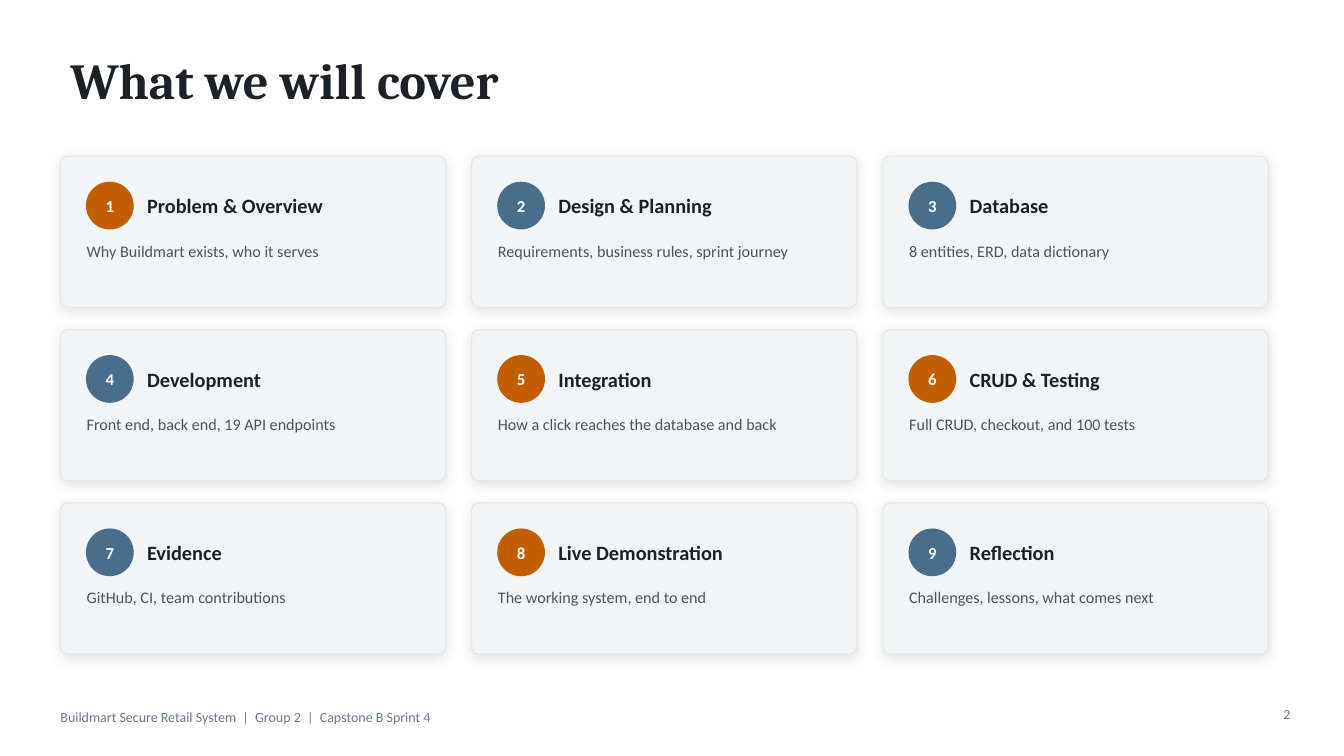
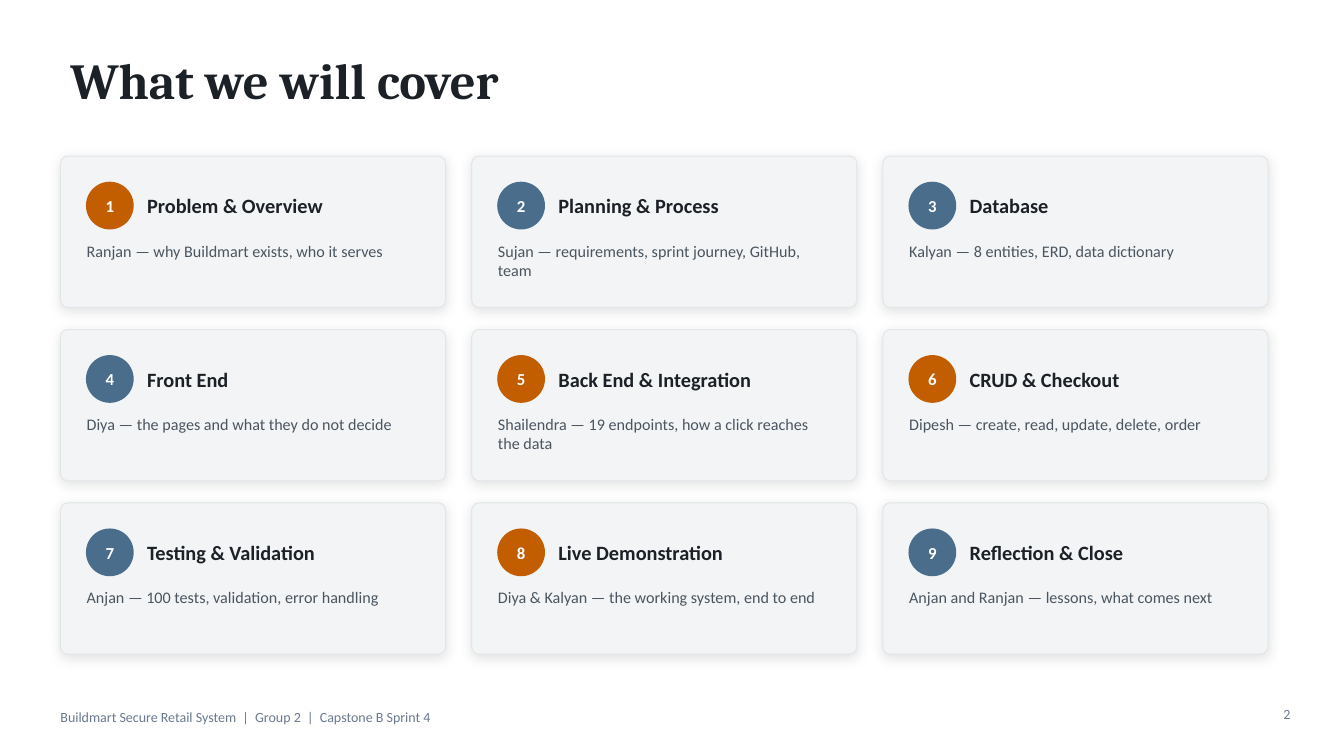
Before and after one commit to CapstoneAB/capstone_A_B, a slide deck: slide 2 of docs/sprint4/presentation/Buildmart-Sprint4-Final-Presentation.pptx. Drawn at 1344x756 pixels with LibreOffice and Linux fonts; fonts in the diff are those of the drawing. Boxes give left, top, right and bottom in pixels: in the first picture for what was removed or moved away, otherwise in the second. Text is boxed around its words. In the diff, an @@ line names an element or a change of style, - is before the commit and + after.

```diff
--- a/docs/sprint4/presentation/Buildmart-Sprint4-Final-Presentation.pptx
+++ b/docs/sprint4/presentation/Buildmart-Sprint4-Final-Presentation.pptx
@@ text at <box>558,198,719,217</box>: text changed @@
-Design & Planning
+Planning & Process
@@ text at <box>87,246,383,260</box>: text changed @@
-Why Buildmart exists, who it serves
+Ranjan — why Buildmart exists, who it serves
@@ text at <box>498,246,800,276</box>: text changed @@
-Requirements, business rules, sprint journey
+Sujan — requirements, sprint journey, GitHub, team
@@ text at <box>909,246,1174,260</box>: text changed @@
-8 entities, ERD, data dictionary
+Kalyan — 8 entities, ERD, data dictionary
@@ text at <box>147,372,229,387</box>: text changed @@
-Development
+Front End
@@ text at <box>558,372,751,391</box>: text changed @@
-Integration
+Back End & Integration
@@ text at <box>970,372,1119,387</box>: text changed @@
-CRUD & Testing
+CRUD & Checkout
@@ text at <box>87,419,391,433</box>: text changed @@
-Front end, back end, 19 API endpoints
+Diya — the pages and what they do not decide
@@ text at <box>498,419,808,449</box>: text changed @@
-How a click reaches the database and back
+Shailendra — 19 endpoints, how a click reaches the data
@@ text at <box>909,419,1201,433</box>: text changed @@
-Full CRUD, checkout, and 100 tests
+Dipesh — create, read, update, delete, order
@@ text at <box>147,545,314,564</box>: text changed @@
-Evidence
+Testing & Validation
@@ text at <box>970,545,1123,560</box>: text changed @@
-Reflection
+Reflection & Close
@@ text at <box>87,592,379,606</box>: text changed @@
-GitHub, CI, team contributions
+Anjan — 100 tests, validation, error handling
@@ text at <box>498,592,815,606</box>: text changed @@
-The working system, end to end
+Diya & Kalyan — the working system, end to end
@@ text at <box>909,592,1213,606</box>: text changed @@
-Challenges, lessons, what comes next
+Anjan and Ranjan — lessons, what comes next
```
Also in this commit, not shown: 3 other files.
